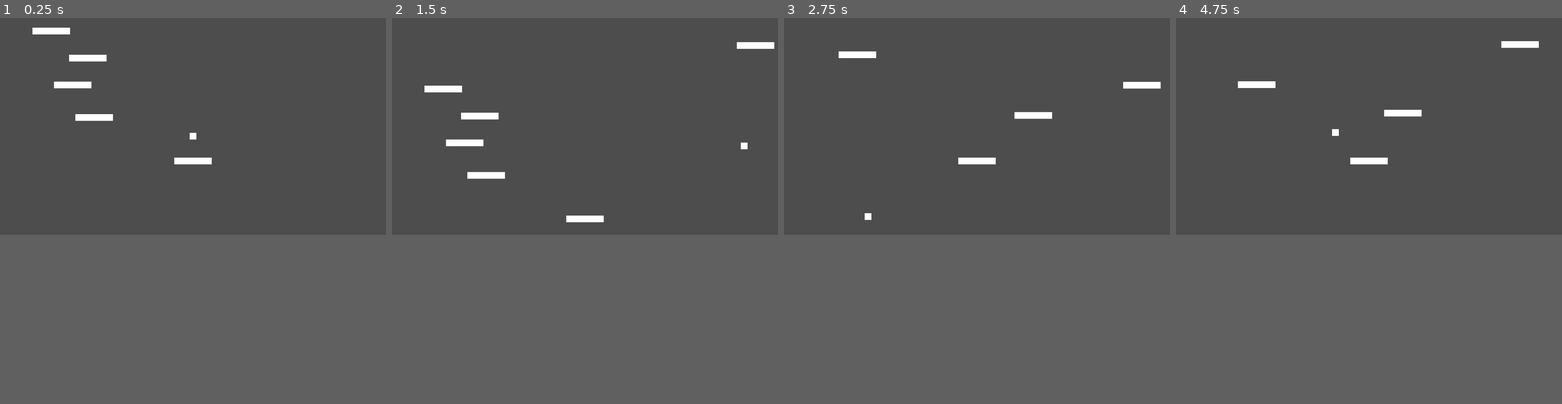
Above: before the commit, frames 1-4 (left to right).
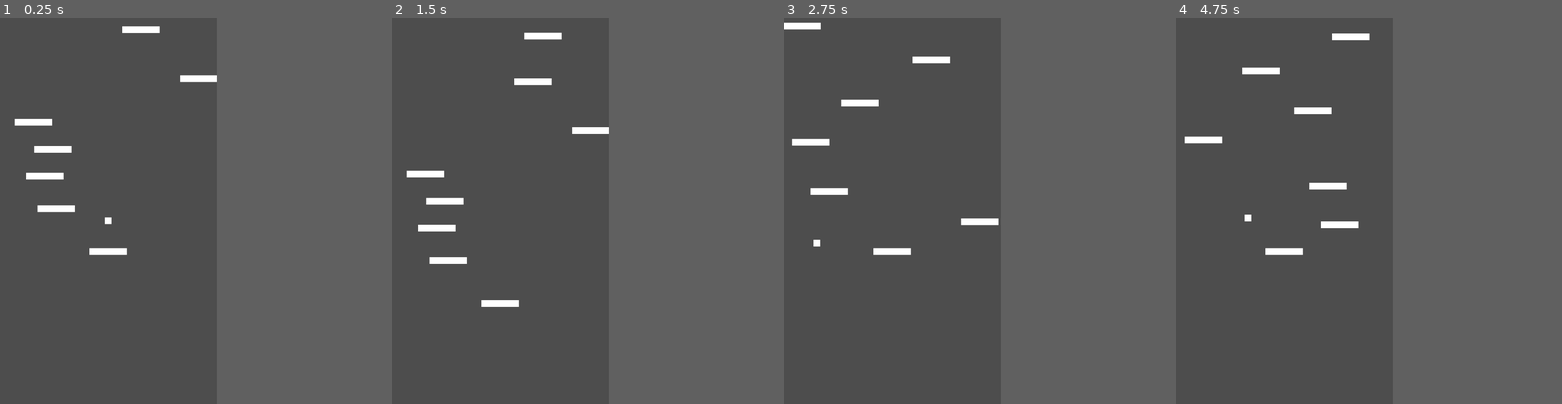
Above: after the commit, the same moments.

Repository: viteax/doodya-jump
Game: Godot game, scene res://main.tscn
The game is run twice, just before and just after one commit, with the same random seed, the same clock (stepped at 60 frames per second) and the same inputs.
Inputs:
- Up to frame 1 (0.25 s): no input
- Up to frame 2 (1.5 s): hold Right (ui_right) from 0.53 s (still down)
- Up to frame 3 (2.75 s): release Right (ui_right) at 2.03 s; hold Left (ui_left) from 2.03 s (still down)
- Up to frame 4 (4.75 s): release Left (ui_left) at 2.78 s; hold Right (ui_right) 2.78-4.28 s; hold Left (ui_left) from 4.28 s (still down)
In our replay, the window is 799x449 before the commit and 449x799 after it. These sizes can differ from the game's own. Grey fills any space a smaller window leaves; there, only what the larger window draws over its background counts as a difference.

The runs differ from the first frame. In frame 1, 2.2% of the frame differs, in the area x 3-57%, y 2-62%; in frame 2, 2.5%, in the area x 3-100%, y 3-75%; in frame 3, 2.0%; in frame 4, 2.0%.

Commit message:
Change resolution to vertical

Diff:
--- a/main.tscn
+++ b/main.tscn
@@ -11,13 +11,14 @@
 camera = NodePath("../Player/Camera2D")
 
 [node name="Platform" parent="." unique_id=145777192 instance=ExtResource("1_0xm2m")]
-position = Vector2(576, 427)
+position = Vector2(323, 425)
 
 [node name="Player" parent="." unique_id=1483079905 instance=ExtResource("2_h2yge")]
-position = Vector2(576, 324)
+position = Vector2(323, 304)
 
 [node name="Camera2D" type="Camera2D" parent="Player" unique_id=262259428]
+position = Vector2(-30, 265)
 process_callback = 0
 limit_left = 0
-limit_right = 1152
-limit_bottom = 648
+limit_right = 648
+limit_bottom = 1152
--- a/project.godot
+++ b/project.godot
@@ -15,6 +15,11 @@
 config/features=PackedStringArray("4.6", "GL Compatibility")
 config/icon="res://icon.svg"
 
+[display]
+
+window/size/viewport_width=648
+window/size/viewport_height=1152
+
 [physics]
 
 3d/physics_engine="Jolt Physics"
